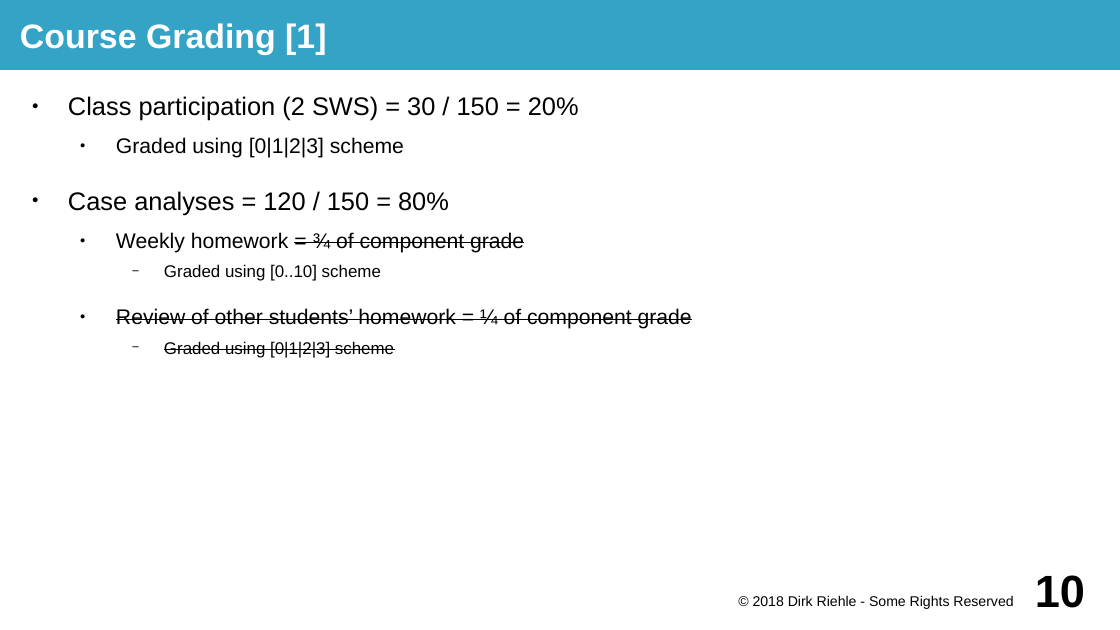
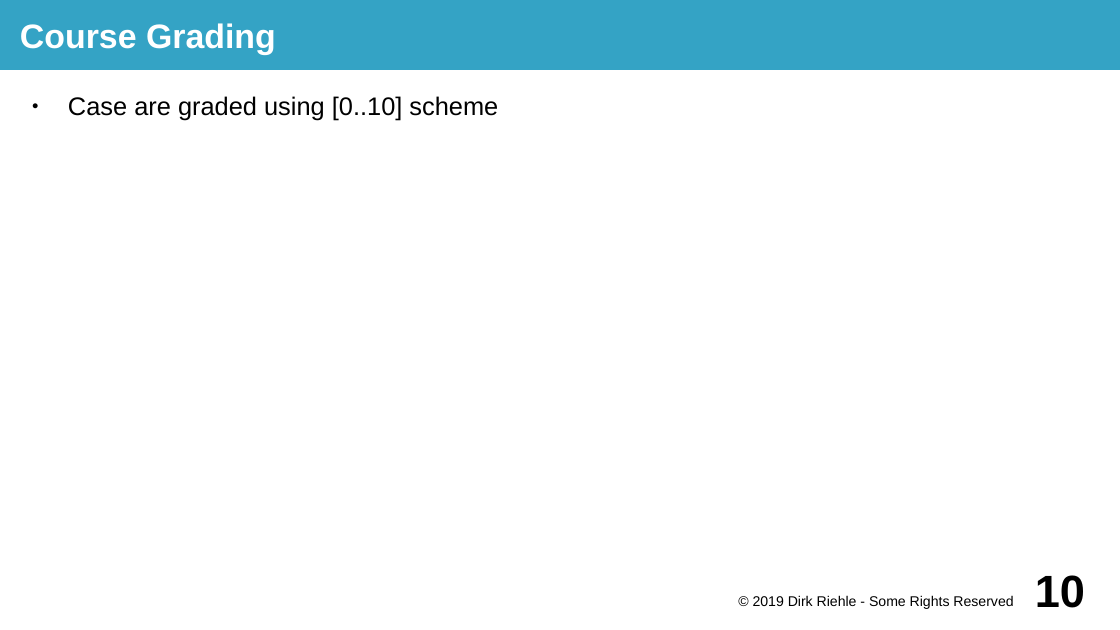
Before and after one commit to dirkriehle/prod-course, a slide deck: slide 10 of Lecture slides/PROD A01 - Course Introduction.odp. Drawn at 1120x630 pixels with LibreOffice and Linux fonts; fonts in the diff are those of the drawing. Boxes give left, top, right and bottom in pixels: in the first picture for what was removed or moved away, otherwise in the second. Text is boxed around its words. In the diff, an @@ line names an element or a change of style, - is before the commit and + after.

```diff
--- a/Lecture slides/PROD A01 - Course Introduction.odp
+++ b/Lecture slides/PROD A01 - Course Introduction.odp
@@ title at (20, 23, 276, 55): text changed @@
-Course Grading [1]
+Course Grading
@@ text at (68, 96, 498, 120): text changed; size 15 to 18 pt @@
-● Class participation (2 SWS) = 30 / 150 = 20%
-  ● Graded using [0|1|2|3] scheme
-● Case analyses = 120 / 150 = 80%
-  ● Weekly homework = ¾ of component grade
-    − Graded using [0..10] scheme
-  ● Review of other students’ homework = ¼ of component grade
-    − Graded using [0|1|2|3] scheme
+● Case are graded using [0..10] scheme
@@ text at (753, 595, 1013, 609): text changed @@
-© 2018 Dirk Riehle - Some Rights Reserved
+© 2019 Dirk Riehle - Some Rights Reserved
```
Also in this commit, not shown: 16 other slides changed, 8 other files.
